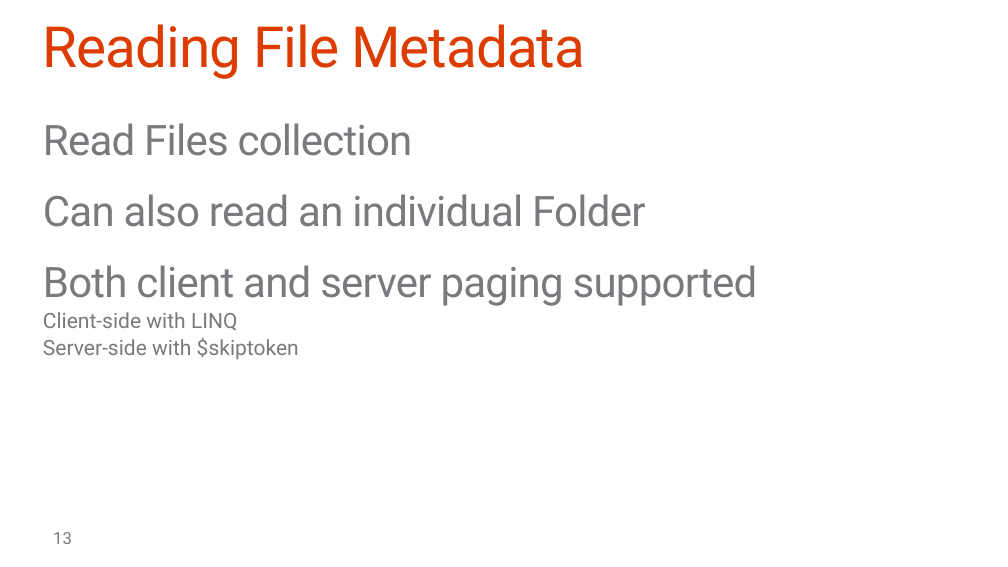
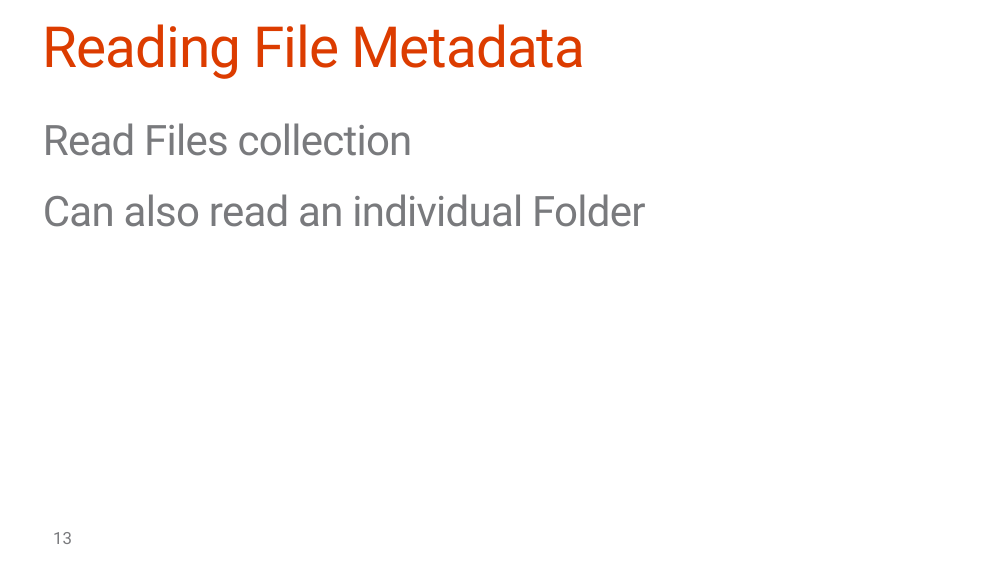
Before and after one commit to OfficeDev/TrainingContent, a slide deck: slide 13 of O3653-3 Deep Dive into Office 365 APIs for OneDrive for Business/O3653-3 Deep Dive into Office 365 APIs for OneDrive for Business.pptx. Drawn at 1008x567 pixels with LibreOffice and Linux fonts; fonts in the diff are those of the drawing; background and template pictures are left out. Boxes give left, top, right and bottom in pixels: in the first picture for what was removed or moved away, otherwise in the second. Text is boxed around its words. In the diff, an @@ line names an element or a change of style, - is before the commit and + after.

```diff
--- a/O3653-3 Deep Dive into Office 365 APIs for OneDrive for Business/O3653-3 Deep Dive into Office 365 APIs for OneDrive for Business.pptx
+++ b/O3653-3 Deep Dive into Office 365 APIs for OneDrive for Business/O3653-3 Deep Dive into Office 365 APIs for OneDrive for Business.pptx
@@ text at (x1=43, y1=265, x2=758, y2=359): paragraphs removed @@
-Both client and server paging supported
-  Client-side with LINQ
-  Server-side with $skiptoken
```
Also in this commit, not shown: 1 slide removed, 2 other files.
